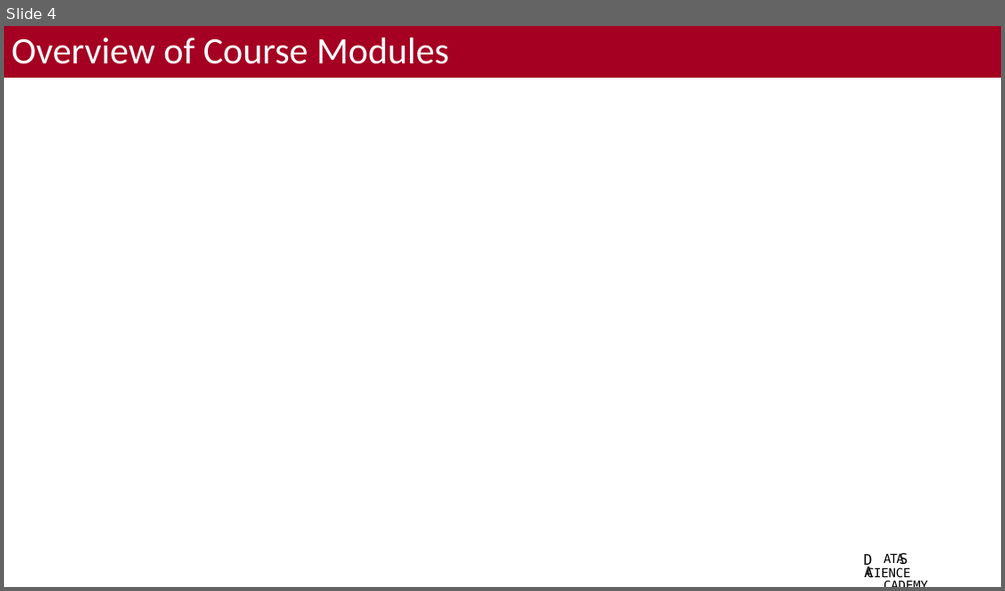
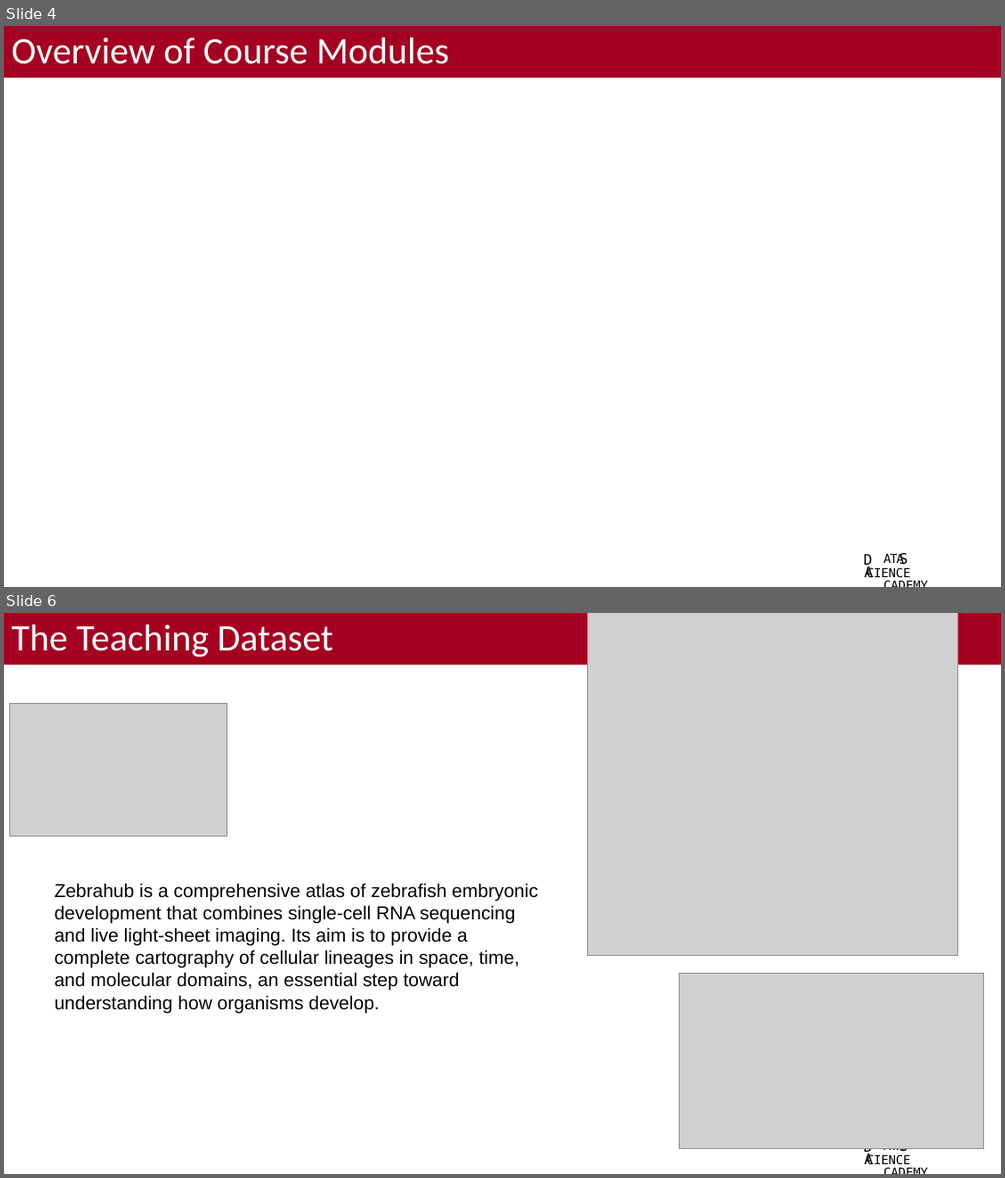
Before and after one commit to bacorli2/scrna_workshop, a slide deck: M0_Intro_Workshop/M0_Introdution_Course.pptx. Shown one above the other, each under a label of ours: slide 4 before the commit, slides 4 and 6 after it; the slides between them are not shown. The pictures are 1005x591 and 1005x1178 pixels, drawn with LibreOffice and Linux fonts; fonts in the diff are those of the drawing; grey boxes stand for pictures; background and template pictures are left out. Boxes give left, top, right and bottom in pixels: in the first picture for what was removed or moved away, otherwise in the second. Text is boxed around its words. In the diff, an @@ line names an element or a change of style, - is before the commit and + after.

```diff
--- a/M0_Intro_Workshop/M0_Introdution_Course.pptx
+++ b/M0_Intro_Workshop/M0_Introdution_Course.pptx
@@ slide 6 added at (4,613,1001,1174), background #FFFFFF; not listed: 4 template elements that a slide beside it also shows @@
@@ title added at (4,613,1001,665), fill #A50021, 36 pt, text #FFFFFF @@
+The Teaching Dataset
@@ picture added at (587,613,958,956) @@
@@ picture added at (9,703,227,835) @@
@@ text added at (55,883,538,990), 18 pt, text #000000 @@
+Zebrahub is a comprehensive atlas of zebrafish embryonic development that combines single-cell RNA sequencing and live light-sheet imaging. Its aim is to provide a complete cartography of cellular lineages in space, time, and molecular domains, an essential step toward understanding how organisms develop.
@@ picture added at (680,973,984,1149) @@
```
Also in this commit, not shown: 1 slide changed, 1 other slide added, 4 other files.
